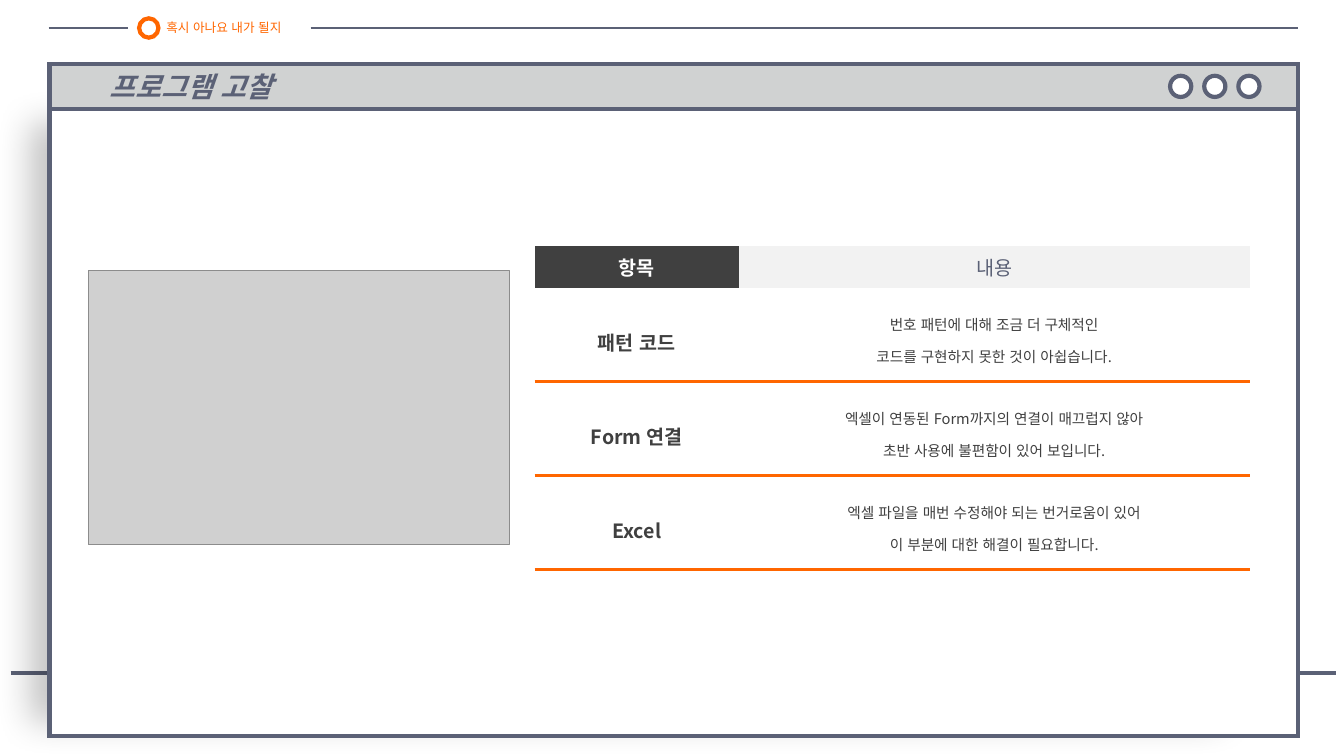
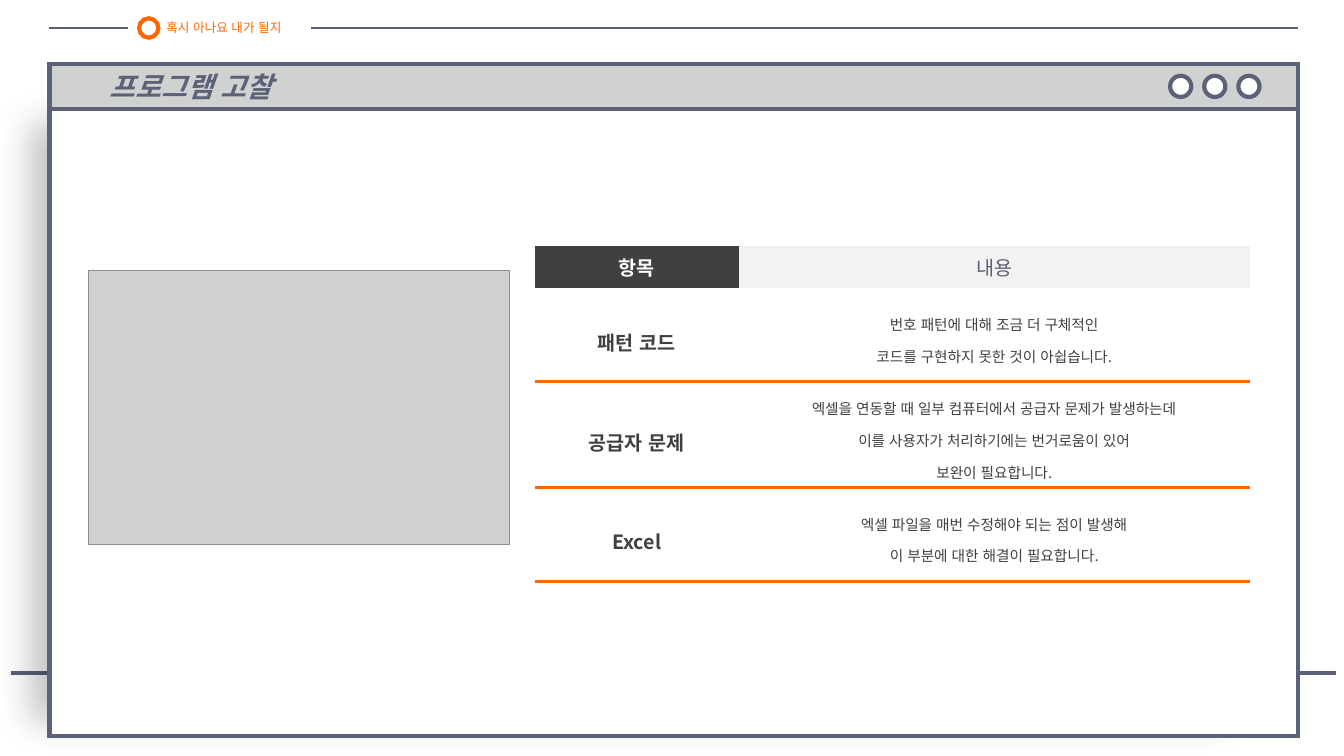
Before and after one commit to galaxy-light/201126-210604, a slide deck: slide 17 of 포트폴리오/C#/로또 번호 추천 프로그램/로또 번호 추천 프로그램 - 양화영.pptx. Drawn at 1344x756 pixels with LibreOffice and Linux fonts; fonts in the diff are those of the drawing; grey boxes stand for pictures. Boxes give left, top, right and bottom in pixels: in the first picture for what was removed or moved away, otherwise in the second. Text is boxed around its words. In the diff, an @@ line names an element or a change of style, - is before the commit and + after.

```diff
--- a/포트폴리오/C#/로또 번호 추천 프로그램/로또 번호 추천 프로그램 - 양화영.pptx
+++ b/포트폴리오/C#/로또 번호 추천 프로그램/로또 번호 추천 프로그램 - 양화영.pptx
@@ table at <box>534,246,1250,570</box> @@
-row 3, column 1: Form 연결
+row 3, column 1: 공급자 문제
-row 3, column 2: 엑셀이 연동된 Form까지의 연결이 매끄럽지 않아 / 초반 사용에 불편함이 있어 보입니다.
+row 3, column 2: 엑셀을 연동할 때 일부 컴퓨터에서 공급자 문제가 발생하는데 / 이를 사용자가 처리하기에는 번거로움이 있어 / 보완이 필요합니다.
-row 4, column 2: 엑셀 파일을 매번 수정해야 되는 번거로움이 있어 / 이 부분에 대한 해결이 필요합니다.
+row 4, column 2: 엑셀 파일을 매번 수정해야 되는 점이 발생해 / 이 부분에 대한 해결이 필요합니다.
```
Also in this commit, not shown: 13 other files.
